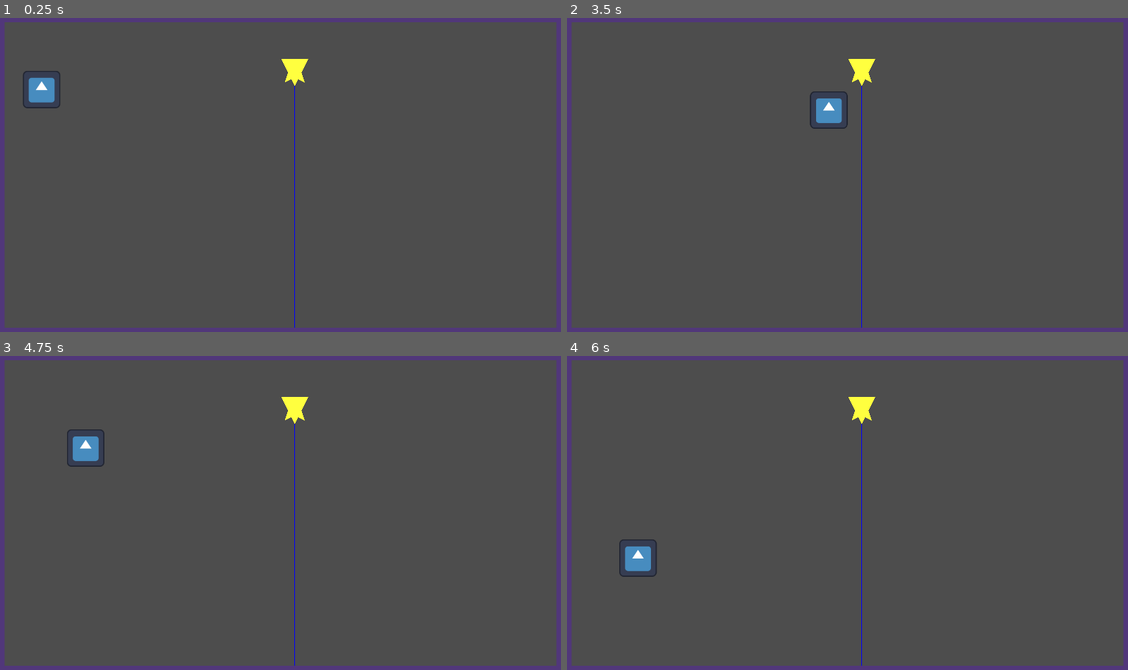
Above: before the commit, frames 1-4 (two rows, left to right).
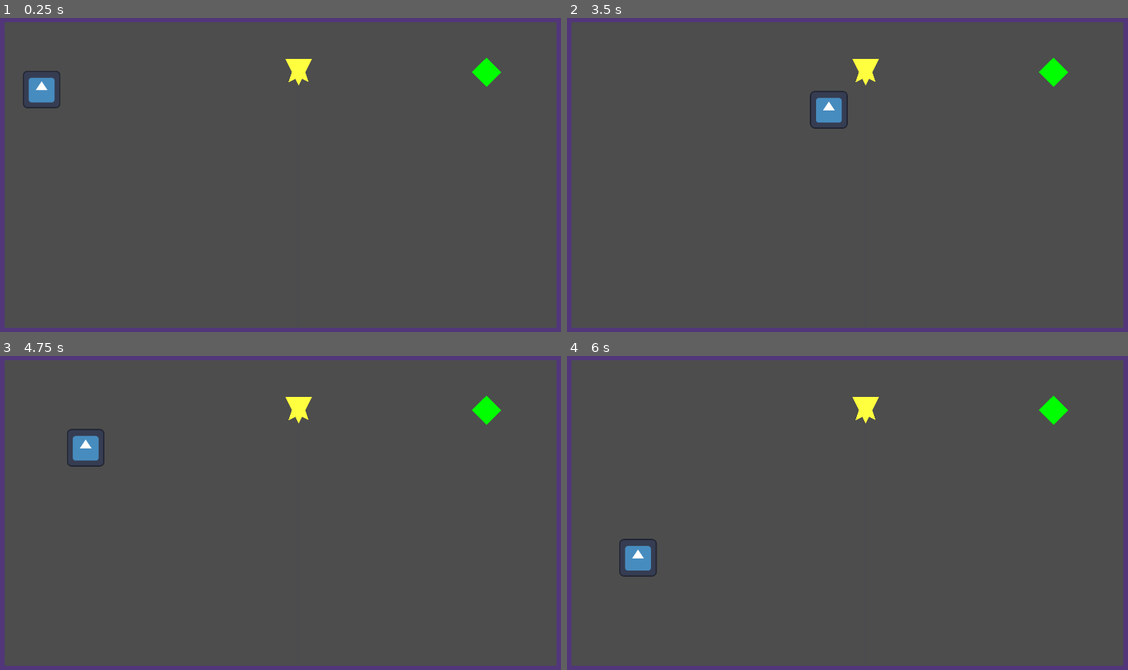
Above: after the commit, the same moments.

Repository: codedpalette/acerola-jam
Game: Godot game, scene res://scenes/level.tscn
Two runs of this game, one before a commit and one after it. Both use one fixed random seed, a clock stepped at 60 frames per second and the inputs below. The engine's default icon, where the game draws it, is replaced by a stand-in: a white triangle on a blue panel in a dark square.
Inputs:
- Up to frame 1 (0.25 s): no input
- Up to frame 2 (3.5 s): tap Enter at 0.5 s; hold Right (right) 0.53-1.28 s; tap Q (rotate_ccw) at 0.6, 2.1 s; hold Down (down) 1.28-2.03 s; tap E (rotate_cw) at 1.35, 2.85 s; hold Right (right) 2.03-2.78 s; hold Up (up) from 2.78 s (still down)
- Up to frame 3 (4.75 s): release Up (up) at 3.53 s; hold Left (left) from 3.53 s (still down); tap Q (rotate_ccw) at 3.6 s; tap E (rotate_cw) at 4.35 s
- Up to frame 4 (6 s): release Left (left) at 5.03 s; hold Down (down) 5.03-5.78 s; tap Q (rotate_ccw) at 5.1 s; hold Right (right) from 5.78 s (still down); tap E (rotate_cw) at 5.85 s

The runs differ from the first frame. In frame 1, 0.5% of the frame differs, in the area x 50-90%, y 12-99%; in frame 2, 0.5%; in frame 3, 0.5%, in the area x 12-90%, y 12-99%; in frame 4, 0.5%.

Commit message:
Laser target

Diff:
--- a/scenes/laser.tscn
+++ b/scenes/laser.tscn
@@ -14,6 +14,7 @@
 [node name="Polygon2D" type="Polygon2D" parent="Rotator"]
 scale = Vector2(0.717, 0.717)
 color = Color(1, 1, 0.25098, 1)
+antialiased = true
 polygon = PackedVector2Array(2.08165e-12, -64, 16, -32, 48, -48, 32, 2.08165e-12, 64, 64, -64, 64, -32, 2.08165e-12, -48, -48, -16, -32)
 
 [node name="LaserRay" type="RayCast2D" parent="Rotator"]
--- a/scenes/level.tscn
+++ b/scenes/level.tscn
@@ -1,8 +1,9 @@
-[gd_scene load_steps=4 format=3 uid="uid://binxilhcomp46"]
+[gd_scene load_steps=5 format=3 uid="uid://binxilhcomp46"]
 
 [ext_resource type="PackedScene" uid="uid://cqluxirx3v8cd" path="res://scenes/player.tscn" id="1_hpmvw"]
 [ext_resource type="PackedScene" uid="uid://bun4esn866508" path="res://scenes/laser.tscn" id="2_35xky"]
 [ext_resource type="PackedScene" uid="uid://clapgf84hdqeo" path="res://scenes/platform.tscn" id="3_gd8ba"]
+[ext_resource type="PackedScene" uid="uid://bugimb45x04l2" path="res://scenes/target.tscn" id="3_vmwka"]
 
 [node name="Level" type="Node2D"]
 
@@ -10,8 +11,11 @@
 position = Vector2(149, 251)
 
 [node name="Laser" parent="." instance=ExtResource("2_35xky")]
-position = Vector2(1011, 193)
+position = Vector2(1024, 192)
 rotation = 3.14159
+
+[node name="Target" parent="." instance=ExtResource("3_vmwka")]
+position = Vector2(1664, 192)
 
 [node name="Walls" type="Node" parent="."]
 
--- /dev/null
+++ b/scenes/target.tscn
@@ -0,0 +1,10 @@
+[gd_scene format=3 uid="uid://bugimb45x04l2"]
+
+[node name="Target" type="StaticBody2D"]
+
+[node name="Polygon2D" type="Polygon2D" parent="."]
+color = Color(0, 1, 0, 1)
+polygon = PackedVector2Array(2.08165e-12, -50, 50, 2.08165e-12, 2.08165e-12, 50, -50, 2.08165e-12)
+
+[node name="CollisionPolygon2D" type="CollisionPolygon2D" parent="."]
+polygon = PackedVector2Array(2.08165e-12, -50, 50, 2.08165e-12, 2.08165e-12, 50, -50, 2.08165e-12)
--- a/scripts/laser.gd
+++ b/scripts/laser.gd
@@ -5,6 +5,10 @@
 @onready var rotator: Node2D = $Rotator
 @onready var sprite: Polygon2D = $Rotator/Polygon2D
 @onready var laser_ray: RayCast2D = $Rotator/LaserRay
+
+signal hit_target
+
+var stopped = false
 
 var collision_point: Vector2:
 	set(value):
@@ -19,6 +23,10 @@
 	if laser_ray.is_colliding():
 		var global_collision_point = laser_ray.get_collision_point()
 		collision_point = to_local(global_collision_point)
+		if laser_ray.get_collider().name == "Target":
+			stopped = true
+			hit_target.emit()
 
 func rotate_laser(radians: float):
-	rotator.rotate(radians)
+	if !stopped:
+		rotator.rotate(radians)
